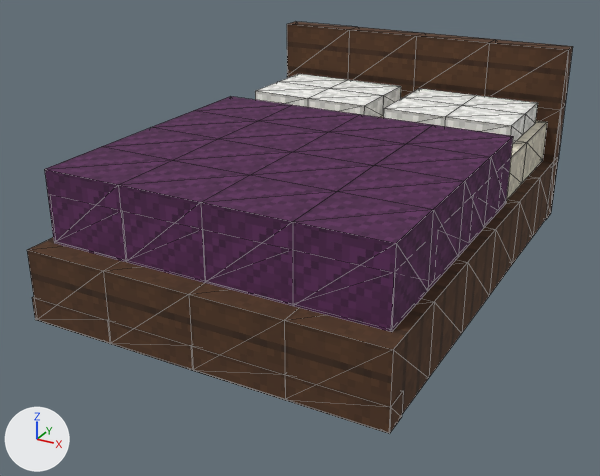
One commit to the glTF model art/props-3d/props/blocky/doubleBed_4.glb: the scene before it, then after it.
Rendered twice from a camera (50 mm lens) standing at (1.92, -3.82, 2.19) and looking at (-0.09, -0.18, 0.37). The lights are fixed; the arrows at lower left show +X, +Y and +Z. The picture after the commit comes second. Mesh edges are drawn as thin lines. Vertices at exactly the same position are counted once.

Names of what the first picture shows: 'doubleBed_4'.
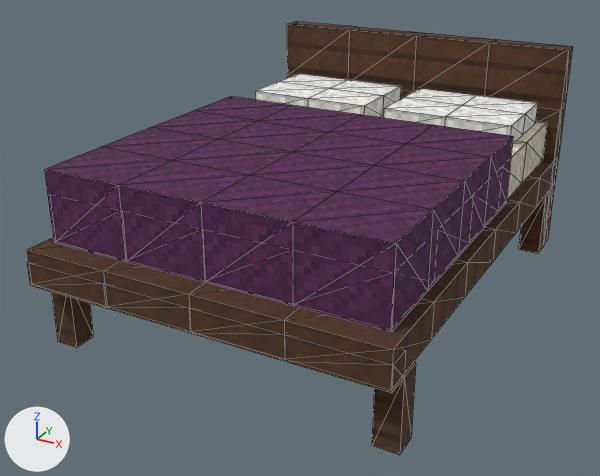
Boxes (x1, y1, x2, y2) around the edits, measured in the pictures (600 x 476 px; the box of a moved part takes in the faces that stretch with it):
```json
{"object": "doubleBed_4", "change": "reshaped", "before": [27, 21, 573, 434], "after": [27, 21, 573, 455]}
{"part": 1, "of": "me_doublebed_4", "change": "moved or reshaped", "before": [32, 296, 403, 434], "after": [27, 192, 551, 455]}
{"part": 2, "of": "me_doublebed_4", "change": "surface changed", "before": [28, 194, 549, 414], "after": [28, 194, 546, 372]}
```

Edits to the scene script, one JSON object a line:
```json
{"block": "me_doublebed_4", "where": "# used by ob_doublebed_4; location = (0.0, 0.0, 0.0)"}
{"op": "remove", "block": "me_doublebed_4", "code": "me_doublebed_4.from_pydata(...)  # 288 vertices, 524 faces; spans x -0.94..0.94, y -1.31..1.31, z 0.19..1.25"}
{"op": "add", "block": "me_doublebed_4", "code": "me_doublebed_4.from_pydata(...)  # 326 vertices, 596 faces; spans x -0.94..0.94, y -1.31..1.31, z 0.0..1.25"}
{"block": "me_doublebed_4", "change": "me_doublebed_4 part 1"}
{"block": "me_doublebed_4", "change": "2 vertices are removed from x -0.94..0.94, y -1.19, z 0.19"}
{"block": "me_doublebed_4", "change": "9 faces are deleted"}
{"block": "me_doublebed_4", "change": "57 vertices in x -0.94..0.94, y -1.31..1.31, z 0.19..0.31 move by (0.0, 0.0, 0.19)"}
{"block": "me_doublebed_4", "change": "24 vertices are added at x -0.94..0.94, y -1.19..1.31, z 0.0..0.38"}
{"block": "me_doublebed_4", "change": "8 new vertices lie (0.0, -0.13, 0.0) away from vertices in x -0.94..0.94, y 1.19, z 0.0..0.38"}
{"block": "me_doublebed_4", "change": "8 new vertices lie (0.13, 0.0, 0.0) away from vertices in x -0.94..0.81, y -1.19..-1.06, z 0.0..0.38"}
{"block": "me_doublebed_4", "change": "81 new faces join them"}
{"block": "me_doublebed_4", "change": "me_doublebed_4 part 2: 40 kept faces spanning x -0.93..0.93, y -1.31..1.31, z 0.38..0.56 get new texture (UV) coordinates"}
```
